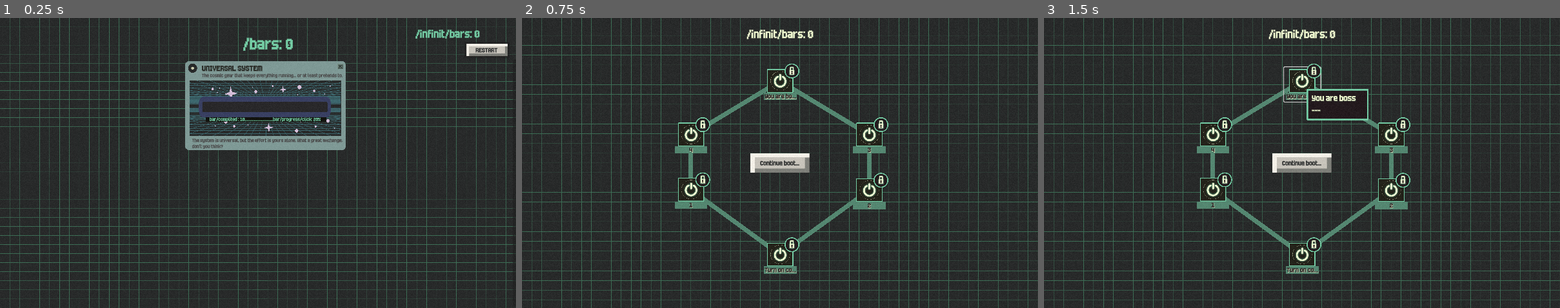
Above: before the commit, frames 1-3 (left to right).
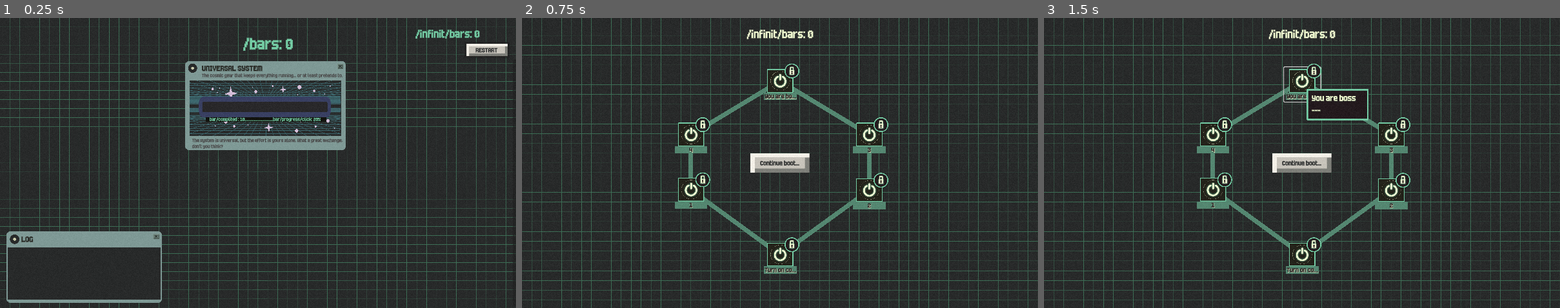
Above: after the commit, the same moments.

Repository: Dilumo/micro-clicker_game
Game: Godot game, scene res://Scenes/gameplay.tscn
Same seed, same stepped clock (60 frames per second), same inputs: the game is played once before the commit and once after it. This scene is started directly instead of the project's main scene. Sound files missing from this copy of the repository are replaced by a short silence.
Inputs (mouse positions are in pixels of both pictures, inside the frame that each line leads up to):
- Up to frame 1 (0.25 s): no input
- Up to frame 2 (0.75 s): click "RESTART" at 0.5 s
- Up to frame 3 (1.5 s): click (1302, 84) at 1.27 s

The runs differ from the first frame. In frame 1, 2.6% of the frame differs, in the area x 1-32%, y 73-99%; in frame 2, nothing differs; in frame 3, nothing differs.

Commit message:
created log base system

Diff:
--- a/Scenes/gameplay.tscn
+++ b/Scenes/gameplay.tscn
@@ -1,9 +1,10 @@
-[gd_scene load_steps=17 format=3 uid="uid://b3ge04g80mqff"]
+[gd_scene load_steps=18 format=3 uid="uid://b3ge04g80mqff"]
 
 [ext_resource type="Script" path="res://Scripts/gameplay.gd" id="1_6xbc0"]
 [ext_resource type="PackedScene" uid="uid://utbtoomda1pk" path="res://Scenes/popup_bar.tscn" id="1_afaap"]
 [ext_resource type="FontFile" uid="uid://ftrtcyvfvchj" path="res://Assets/Fonts/Born2bSportyFS.otf" id="2_wdyb1"]
 [ext_resource type="Script" path="res://Scripts/UpgradeManager.gd" id="3_d2tul"]
+[ext_resource type="PackedScene" uid="uid://dpem5q0e2ii3b" path="res://Scenes/log_popup.tscn" id="3_gtyio"]
 [ext_resource type="Texture2D" uid="uid://cq8pj1jsrcq4a" path="res://Assets/Sprites/btnGeneric.png" id="4_30uu6"]
 [ext_resource type="PackedScene" uid="uid://dys6l7nqryxa6" path="res://Scenes/upgrade.tscn" id="4_vahnc"]
 [ext_resource type="Resource" uid="uid://dbxlkobdwd62c" path="res://Data/upgrades.tres" id="5_c8kff"]
@@ -59,10 +60,27 @@
 anchor_top = 0.142
 anchor_right = 0.084
 anchor_bottom = 0.997
-offset_top = -0.0160065
-offset_right = 0.231995
-offset_bottom = -0.0560303
+offset_top = 83.984
+offset_right = 300.232
+offset_bottom = -0.0559692
 theme_override_styles/panel = SubResource("StyleBoxEmpty_bkcwk")
+
+[node name="Panel" type="Panel" parent="Main/left_bar"]
+layout_mode = 1
+anchors_preset = -1
+anchor_left = 0.038
+anchor_top = 0.64
+anchor_right = 0.909
+anchor_bottom = 0.979
+offset_left = -0.0860014
+offset_top = 0.199982
+offset_right = 0.126984
+offset_bottom = -0.130005
+
+[node name="Log_popup" parent="Main/left_bar/Panel" instance=ExtResource("3_gtyio")]
+layout_mode = 1
+offset_right = 0.0
+offset_bottom = 0.0
 
 [node name="ai_panel" type="Panel" parent="Main"]
 layout_mode = 1
--- /dev/null
+++ b/Scenes/log_popup.tscn
@@ -0,0 +1,125 @@
+[gd_scene load_steps=10 format=3 uid="uid://dpem5q0e2ii3b"]
+
+[ext_resource type="Script" path="res://Scripts/LogSystem.gd" id="1_lr8qt"]
+[ext_resource type="Texture2D" uid="uid://bvrfp8ogdusgg" path="res://Assets/Sprites/popup/window_popup_bg.png" id="1_pdx5m"]
+[ext_resource type="Texture2D" uid="uid://cptvc0nau627g" path="res://Assets/Sprites/btnClose.png" id="2_3et1l"]
+[ext_resource type="Texture2D" uid="uid://b5ivjtucehil1" path="res://Assets/Sprites/popup/icon_widows.png" id="3_eh66y"]
+[ext_resource type="LabelSettings" uid="uid://b33kwg6tjto60" path="res://Assets/Fonts/label_settings/titles.tres" id="4_8mmcy"]
+[ext_resource type="AudioStream" uid="uid://4x3s580ktgyn" path="res://Assets/Sounds/SFX/tec_sfx.wav" id="5_xdame"]
+[ext_resource type="PackedScene" uid="uid://bhsanko8ilj3x" path="res://Scenes/message.tscn" id="6_mjjwf"]
+[ext_resource type="AudioStream" uid="uid://bt830heih1c6n" path="res://Assets/Sounds/Loading/tectoran.wav" id="7_s2b1s"]
+
+[sub_resource type="StyleBoxEmpty" id="StyleBoxEmpty_2r1k5"]
+
+[node name="Log_popup" type="Control" node_paths=PackedStringArray("log_container", "system_song")]
+layout_mode = 3
+anchors_preset = 15
+anchor_right = 1.0
+anchor_bottom = 1.0
+offset_right = -629.0
+offset_bottom = -373.0
+grow_horizontal = 2
+grow_vertical = 2
+script = ExtResource("1_lr8qt")
+log_container = NodePath("Panel/nine_background/popup_area/ScrollContainer/VBoxContainer")
+system_song = NodePath("system")
+message_scene = ExtResource("6_mjjwf")
+
+[node name="Panel" type="Panel" parent="."]
+layout_mode = 1
+anchors_preset = 15
+anchor_right = 1.0
+anchor_bottom = 1.0
+grow_horizontal = 2
+grow_vertical = 2
+theme_override_styles/panel = SubResource("StyleBoxEmpty_2r1k5")
+
+[node name="nine_background" type="NinePatchRect" parent="Panel"]
+self_modulate = Color(0.6724, 0.82, 0.80032, 1)
+layout_mode = 1
+anchors_preset = 15
+anchor_right = 1.0
+anchor_bottom = 1.0
+grow_horizontal = 2
+grow_vertical = 2
+texture = ExtResource("1_pdx5m")
+region_rect = Rect2(0, 0, 156, 156)
+patch_margin_left = 7
+patch_margin_top = 7
+patch_margin_right = 7
+patch_margin_bottom = 7
+
+[node name="btnClose" type="Button" parent="Panel/nine_background"]
+self_modulate = Color(0.494118, 0.603922, 0.588235, 1)
+layout_mode = 1
+anchors_preset = 1
+anchor_left = 1.0
+anchor_right = 1.0
+offset_left = -23.0
+offset_right = -2.0
+offset_bottom = 22.0
+grow_horizontal = 0
+icon = ExtResource("2_3et1l")
+flat = true
+expand_icon = true
+
+[node name="window_icon" type="TextureRect" parent="Panel/nine_background"]
+layout_mode = 0
+offset_left = 7.0
+offset_top = 7.0
+offset_right = 7.0
+offset_bottom = 7.0
+scale = Vector2(0.48, 0.48)
+texture = ExtResource("3_eh66y")
+expand_mode = 1
+stretch_mode = 2
+
+[node name="title" type="Label" parent="Panel/nine_background"]
+layout_mode = 1
+anchors_preset = -1
+anchor_top = 0.022
+anchor_right = 1.0
+anchor_bottom = 0.105
+offset_left = 33.0
+offset_top = 1.95
+offset_right = -39.0
+offset_bottom = 2.125
+grow_horizontal = 2
+text = "LOG"
+label_settings = ExtResource("4_8mmcy")
+uppercase = true
+
+[node name="popup_area" type="ColorRect" parent="Panel/nine_background"]
+layout_mode = 1
+anchors_preset = -1
+anchor_left = 0.015
+anchor_right = 0.969
+anchor_bottom = 1.0
+offset_left = -2.845
+offset_top = 35.0
+offset_right = 9.21301
+offset_bottom = -7.0
+color = Color(0.137255, 0.145098, 0.145098, 1)
+
+[node name="ScrollContainer" type="ScrollContainer" parent="Panel/nine_background/popup_area"]
+layout_mode = 1
+anchors_preset = 15
+anchor_right = 1.0
+anchor_bottom = 1.0
+offset_left = 9.0
+grow_horizontal = 2
+grow_vertical = 2
+
+[node name="VBoxContainer" type="VBoxContainer" parent="Panel/nine_background/popup_area/ScrollContainer"]
+layout_mode = 2
+size_flags_horizontal = 3
+alignment = 2
+
+[node name="system" type="AudioStreamPlayer2D" parent="."]
+stream = ExtResource("7_s2b1s")
+
+[node name="boss" type="AudioStreamPlayer2D" parent="."]
+stream = ExtResource("5_xdame")
+
+[node name="warning" type="AudioStreamPlayer2D" parent="."]
+stream = ExtResource("5_xdame")
--- /dev/null
+++ b/Scenes/message.tscn
@@ -0,0 +1,20 @@
+[gd_scene load_steps=3 format=3 uid="uid://bhsanko8ilj3x"]
+
+[ext_resource type="FontFile" uid="uid://ftrtcyvfvchj" path="res://Assets/Fonts/Born2bSportyFS.otf" id="1_un600"]
+
+[sub_resource type="Theme" id="Theme_y3gvm"]
+default_font = ExtResource("1_un600")
+
+[node name="message" type="RichTextLabel"]
+anchors_preset = 15
+anchor_right = 1.0
+anchor_bottom = 1.0
+offset_left = 11.0
+offset_top = 623.0
+offset_right = -9.0
+offset_bottom = -7.0
+grow_horizontal = 2
+grow_vertical = 2
+theme = SubResource("Theme_y3gvm")
+bbcode_enabled = true
+fit_content = true
--- /dev/null
+++ b/Scripts/LogSystem.gd
@@ -0,0 +1,47 @@
+extends Control
+
+@export var max_messages: int = 10  # Número máximo de mensagens exibidas
+@export var log_container : VBoxContainer  # Referência ao VBoxContainer onde as mensagens serão exibidas
+@export var system_song : AudioStreamPlayer2D
+@export var message_scene: PackedScene  # Referência à cena que representa uma mensagem (Label ou customizado)
+
+
+
+# Paleta de cores para diferentes emissores
+var log_colors = {
+	"system" : Color(0.8, 0.8, 0.8),  # Cinza claro
+	"boss"   : Color(1, 0.2, 0.2),  # Intense red
+	"alert"  : Color(1, 1, 0),   # yellow
+	"error"  : Color(1, 0, 0), # red
+	"info"   : Color(0.2, 0.6, 1), # light blue
+	"unlock" : Color(0.2, 1, 0.2) # green
+}
+
+func _ready():
+	if NotificationSystem:
+		NotificationSystem.notify_message.connect(add_message)
+
+func add_message(sender: String, message: String, message_type: String) -> void:
+	# Instancia uma nova mensagem baseada na cena
+	var message_instance = message_scene.instantiate()
+
+	# Verifica se a instância é de um RichTextLabel para evitar erros
+	if message_instance is RichTextLabel:
+		message_instance.bbcode_enabled = true  # Ativa BBCode
+		# Define o texto com cor e negrito usando BBCode
+		var color = log_colors.get(message_type, Color(1, 1, 1)).to_html()
+		var bbcode_text = "[[b][color=#" + color + "]" + sender + "[/color][/b]]: [color=#" + color + "]" + message + "[/color]"
+		message_instance.text  = bbcode_text
+
+		# Cria o tween para ajustar o canal alfa (fade-in)
+		var tween = create_tween()
+		tween.tween_property(message_instance, "modulate:a", 1, 0.5)
+
+		system_song.play()
+
+		# Adiciona a nova mensagem ao container no início (topo)
+		log_container.call_deferred("add_child", message_instance)
+
+	# Remove mensagens antigas se exceder o limite
+	if log_container.get_child_count() > max_messages:
+		log_container.get_child(0).queue_free()
--- a/Scripts/global.gd
+++ b/Scripts/global.gd
@@ -140,6 +140,7 @@
 	if file:
 		file.store_string(JSON.stringify(get_save_data()))
 		file.close()
+		NotificationSystem.notify("System", "Game saved!", "info")
 		emit_signal("game_saved")
 	else:
 		print("Falha ao salvar o jogo!")
--- /dev/null
+++ b/Scripts/global/NotificationSystem.gd
@@ -0,0 +1,8 @@
+extends Node
+
+
+signal notify_message(sender: String, message: String, message_type: String)
+
+# Emite uma notificação com o remetente, mensagem e tipo
+func notify(sender: String, message: String, message_type: String) -> void:
+	emit_signal("notify_message", sender, message, message_type)
--- a/project.godot
+++ b/project.godot
@@ -21,6 +21,7 @@
 GameManagement="*res://Scripts/GameManagement.gd"
 EffectSystem="*res://Scripts/global/EffectSystem.gd"
 GlobalUpgrades="*res://Scripts/global/GlobalUpgrades.gd"
+NotificationSystem="*res://Scripts/global/NotificationSystem.gd"
 
 [display]
 
